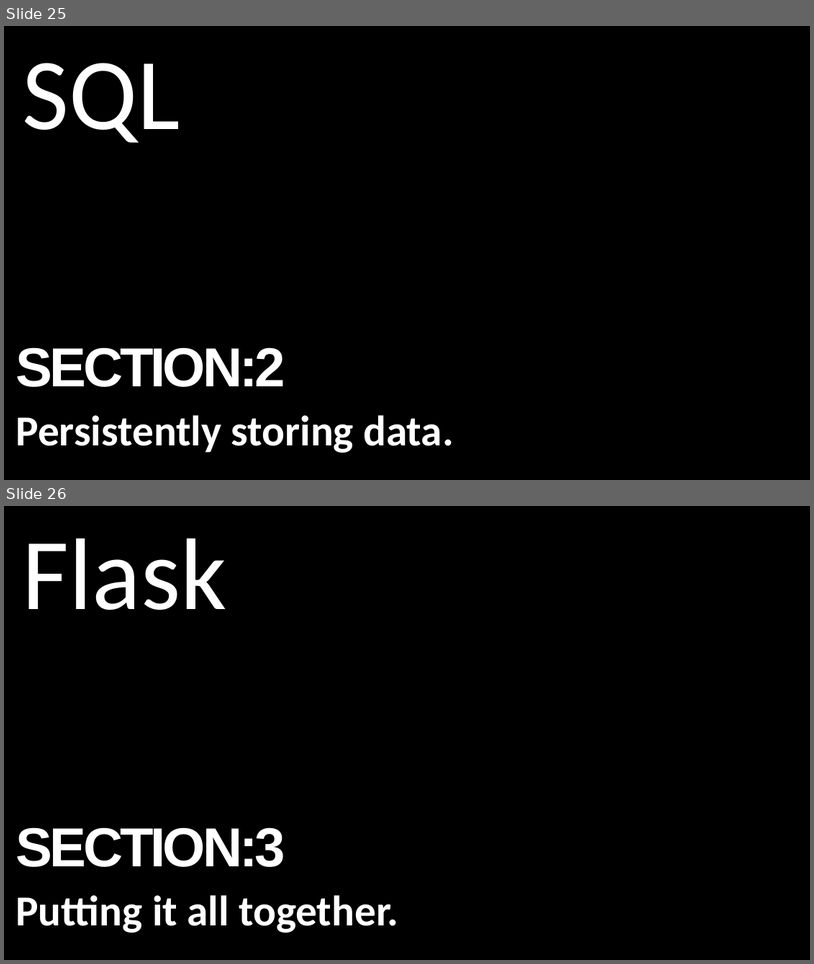
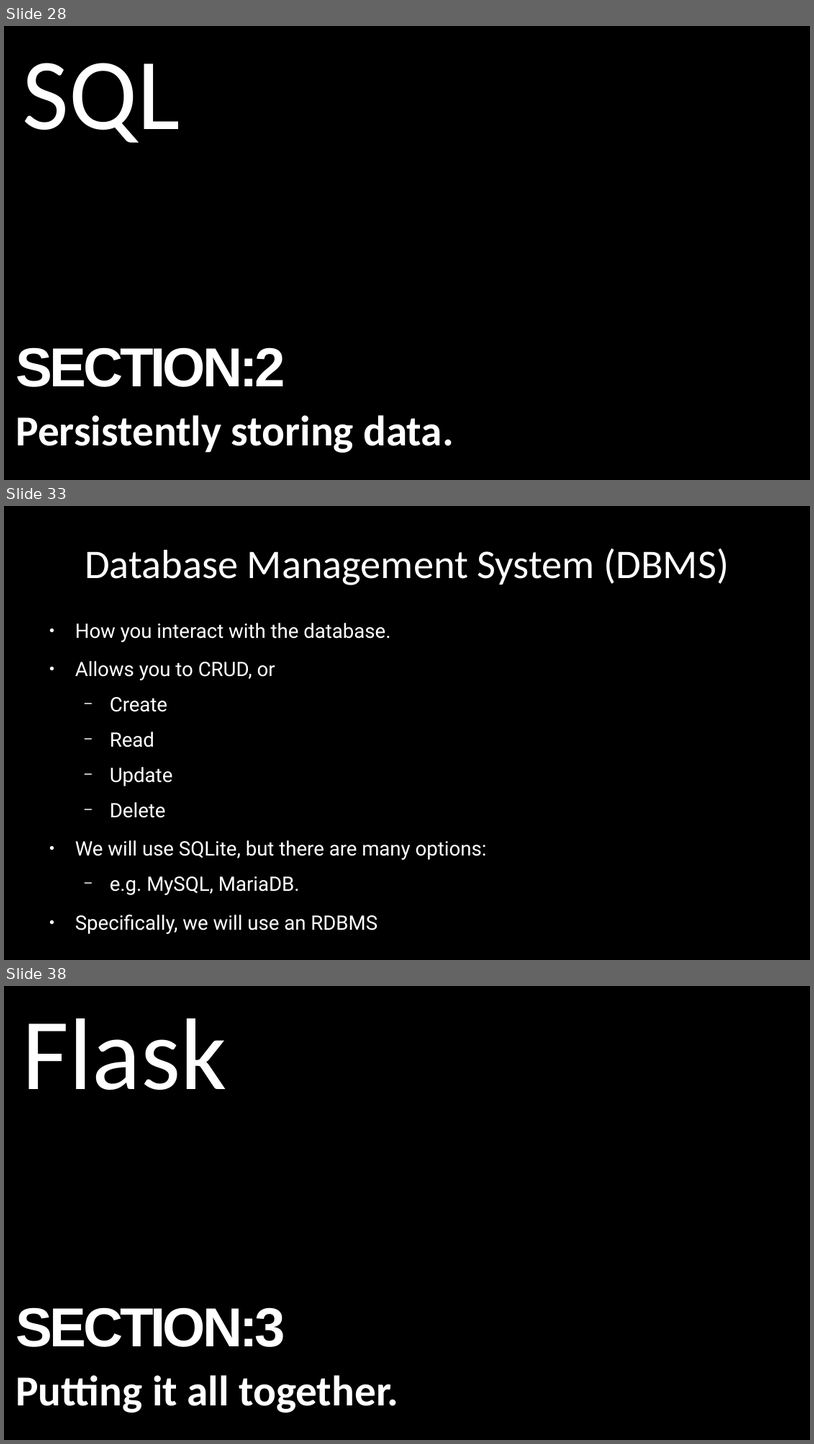
Before and after one commit to alexacallmebaka/htmlflasksql, a slide deck: slides/deck.odp. Shown one above the other, each under a label of ours: slides 25 and 26 before the commit, slides 28, 33 and 38 after it; the slides between them are not shown. The pictures are 814x964 and 814x1444 pixels, drawn with LibreOffice and Linux fonts; fonts in the diff are those of the drawing. Boxes give left, top, right and bottom in pixels: in the first picture for what was removed or moved away, otherwise in the second. Text is boxed around its words. In the diff, an @@ line names an element or a change of style, - is before the commit and + after.

```diff
--- a/slides/deck.odp
+++ b/slides/deck.odp
@@ slide 33 added at [4, 506, 810, 960], background #000000 @@
@@ title added at [85, 548, 729, 585], 40 pt, text #FFFFFF @@
+Database Management System (DBMS)
@@ text added at [75, 623, 487, 934], 19.6 pt, text #FFFFFF @@
+● How you interact with the database.
+● Allows you to CRUD, or
+  − Create
+  − Read
+  − Update
+  − Delete
+● We will use SQLite, but there are many options:
+  − e.g. MySQL, MariaDB.
+● Specifically, we will use an RDBMS
@@ what was slide 25 is now slide 28 @@
@@ what was slide 26 is now slide 38 @@
```
Also in this commit, not shown: 5 slides changed, 11 other slides added.
